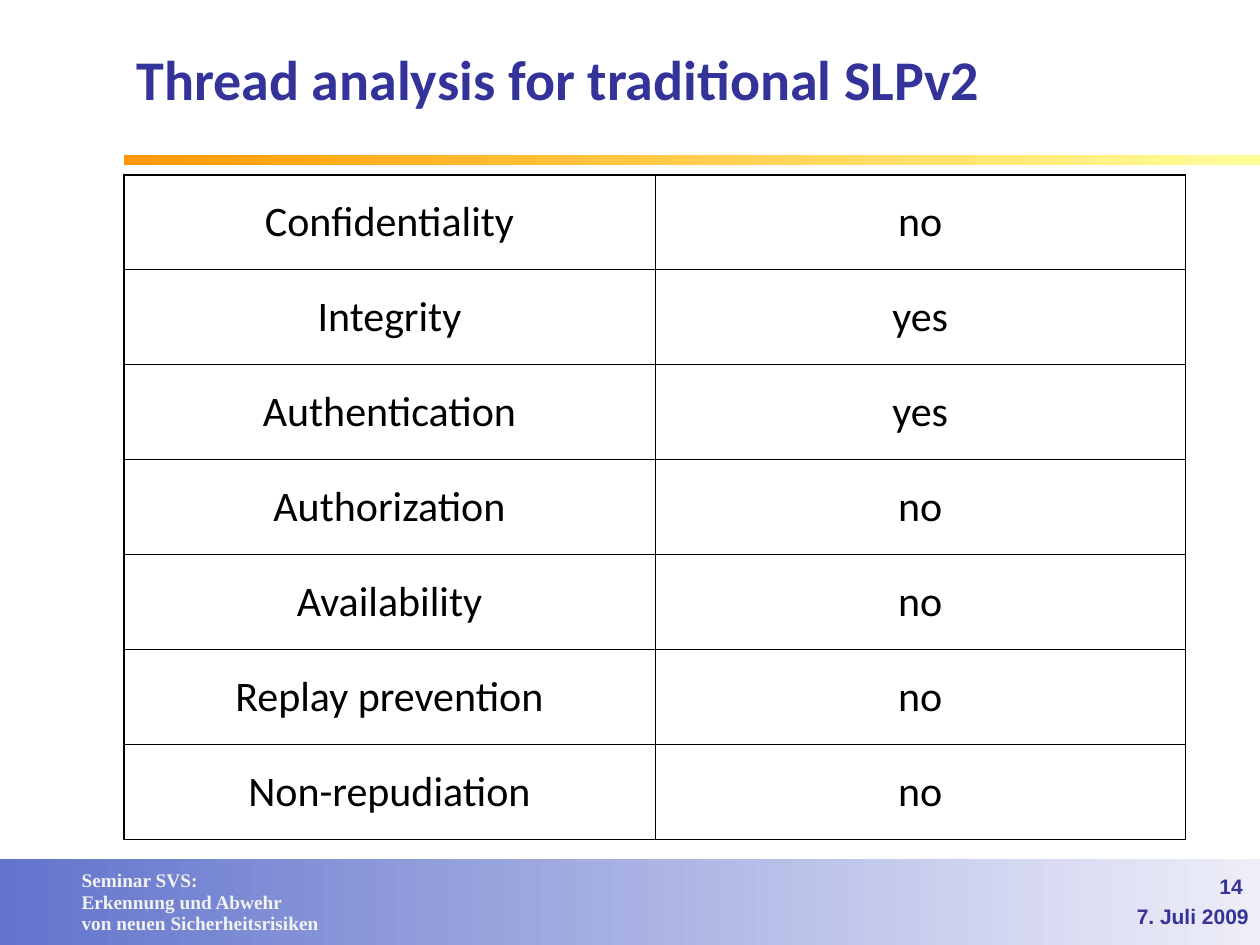
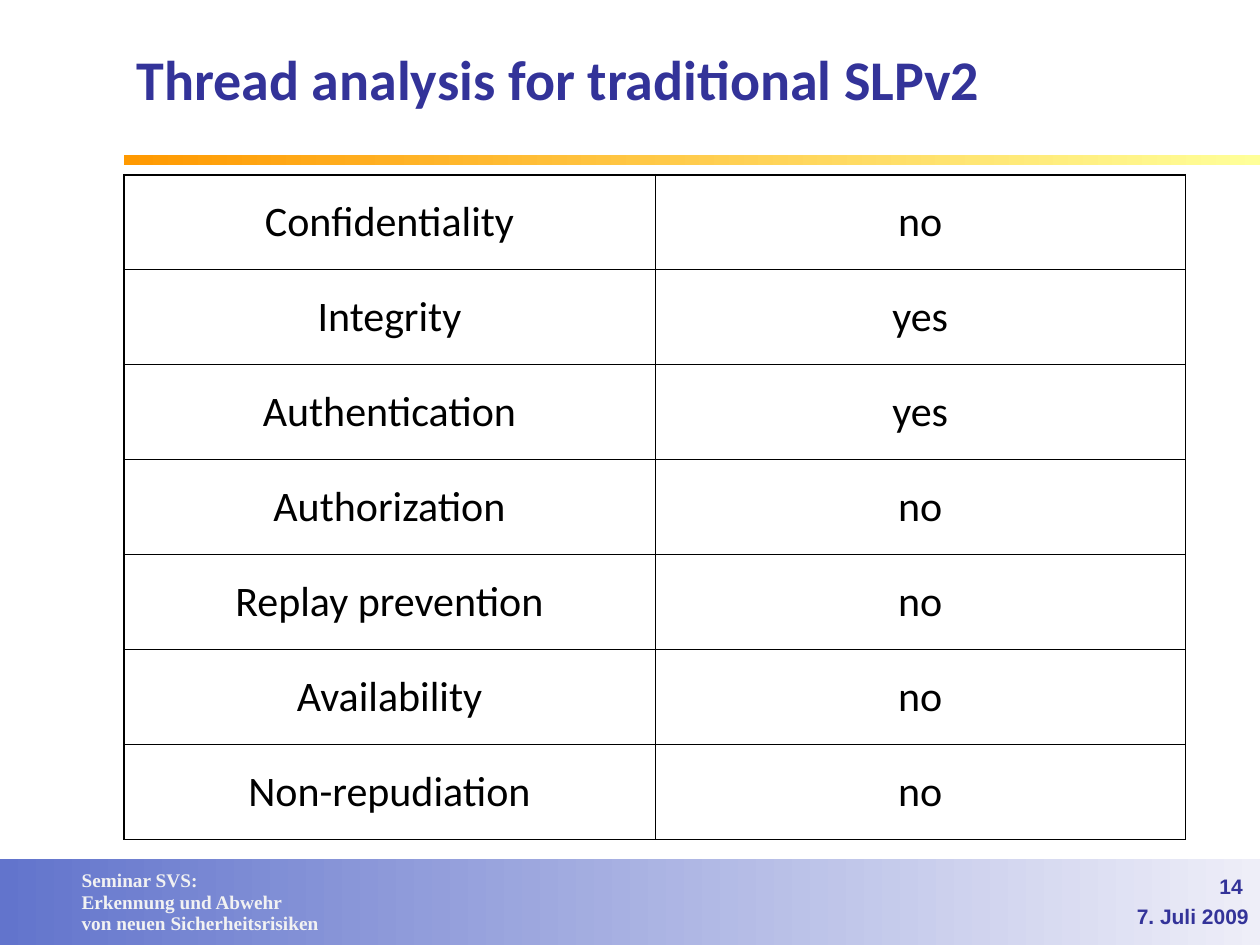
Before and after one commit to lemmy/SecuredSLP, a slide deck: slide 14 of doc/Service Discovery in open networks.ppt. Drawn at 1260x945 pixels with LibreOffice and Linux fonts; fonts in the diff are those of the drawing; background and template pictures are left out. Boxes give left, top, right and bottom in pixels: in the first picture for what was removed or moved away, otherwise in the second. Text is boxed around its words. In the diff, an @@ line names an element or a change of style, - is before the commit and + after.

```diff
--- a/doc/Service Discovery in open networks.ppt
+++ b/doc/Service Discovery in open networks.ppt
@@ table at [123,175,1184,840] @@
+row 5: Replay prevention | no
-row 6: Replay prevention | no
```
Also in this commit, not shown: 9 other slides changed.
